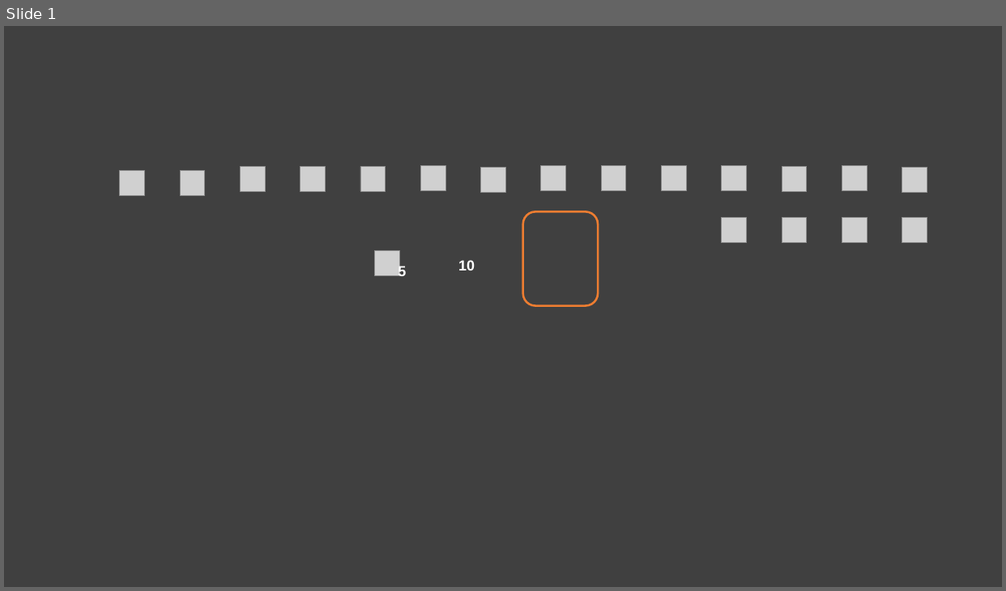
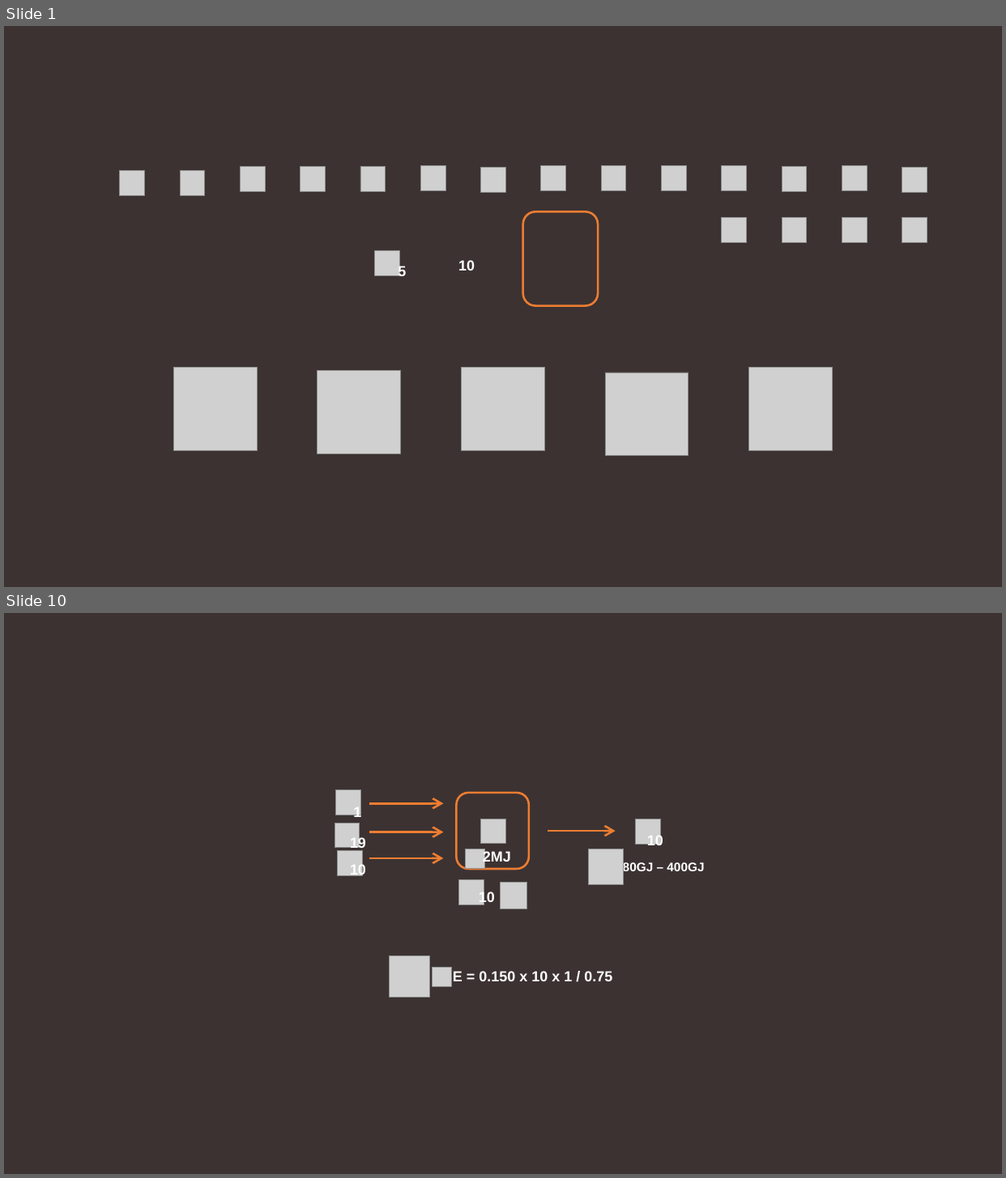
Before and after one commit to AlternativeFFFF/Alt-F4, a slide deck: submissions/burning-questions/factorio-fuel-energy-1.pptx. Shown one above the other, each under a label of ours: slide 1 before the commit, slides 1 and 10 after it; the slides between them are not shown. The pictures are 1006x591 and 1006x1178 pixels, drawn with LibreOffice and Linux fonts; fonts in the diff are those of the drawing; grey boxes stand for pictures. Boxes give left, top, right and bottom in pixels: in the first picture for what was removed or moved away, otherwise in the second. Text is boxed around its words. In the diff, an @@ line names an element or a change of style, - is before the commit and + after.

```diff
--- a/submissions/burning-questions/factorio-fuel-energy-1.pptx
+++ b/submissions/burning-questions/factorio-fuel-energy-1.pptx
@@ slide 10 added at <box>4,613,1002,1174</box>, background #3C3232 @@
@@ group added at <box>335,790,704,998</box>: 11 pictures, 8 texts, 4 arrows, 1 rounded rectangle @@
+10
+2MJ
+80GJ – 400GJ
+1
+19
+10
+10
+E = 0.150 x 10 x 1 / 0.75
@@ slide 1 changed as well @@
@@ background #404040 to #3C3232 @@
@@ group added at <box>174,368,833,456</box>: 5 pictures @@
```
Also in this commit, not shown: 6 other slides changed, 9 other slides added, 1 slide removed, 1 other file.
